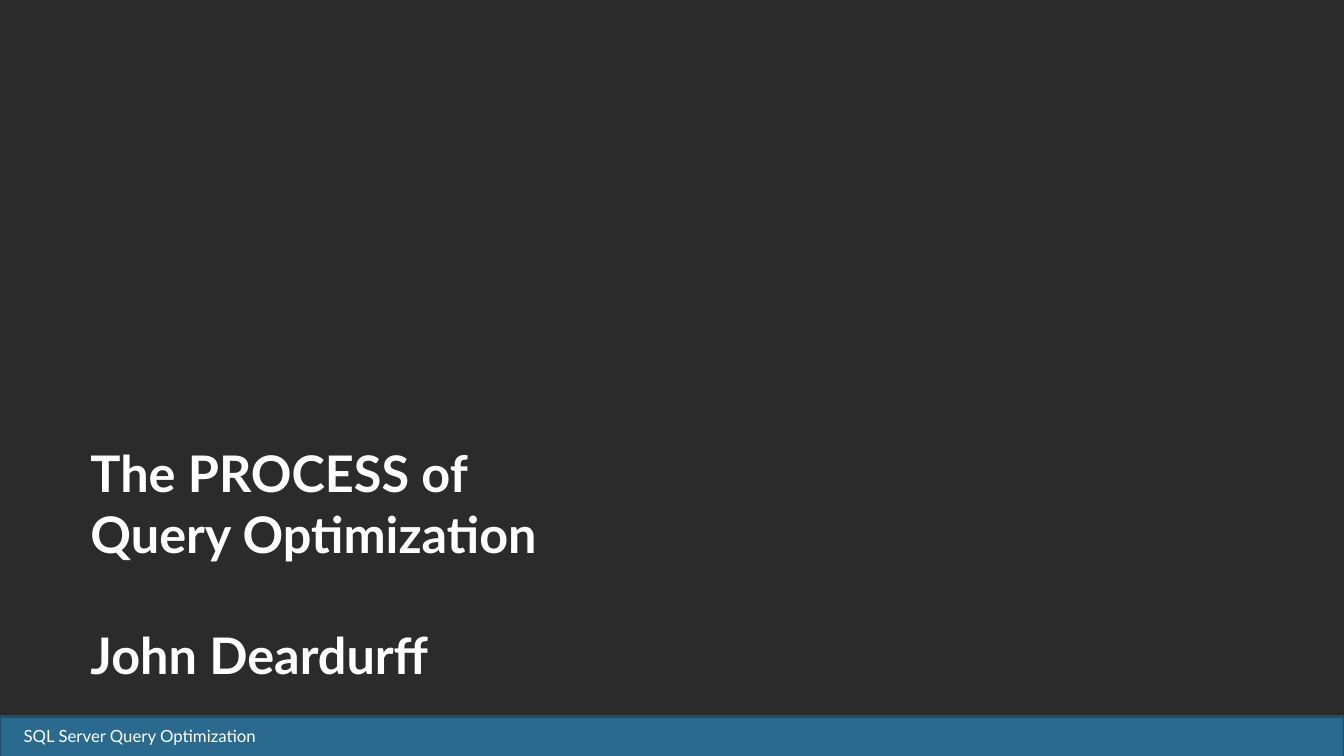
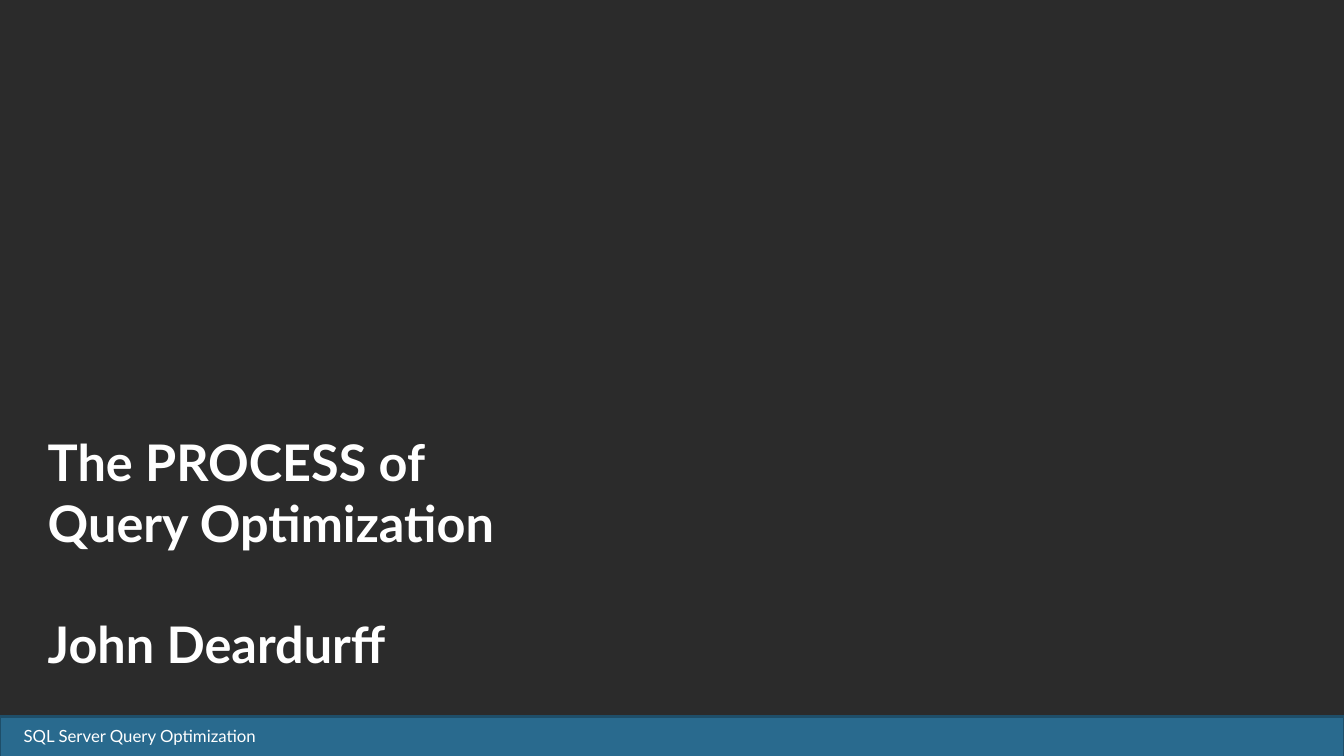
Before and after one commit to SQLMCT/SQL_Performance_Tuning, a slide deck: slide 1 of Performance_Tuning_2021/JD_Query_Optimze_2021.pptx. Drawn at 1344x756 pixels with LibreOffice and Linux fonts; fonts in the diff are those of the drawing; background and template pictures are left out; a plain dark background stands for a picture behind light text. Boxes give left, top, right and bottom in pixels: in the first picture for what was removed or moved away, otherwise in the second. Text is boxed around its words. In the diff, an @@ line names an element or a change of style, - is before the commit and + after.

```diff
--- a/Performance_Tuning_2021/JD_Query_Optimze_2021.pptx
+++ b/Performance_Tuning_2021/JD_Query_Optimze_2021.pptx
@@ title "The PROCESS of Query Optimization ...": place and size @@
-title "The PROCESS of Query Optimization ..." at box(90, 454, 537, 675)
+title "The PROCESS of Query Optimization ..." at box(48, 443, 494, 664)
```
Also in this commit, not shown: 1 other slide changed, 2 slides added, 26 other files.
